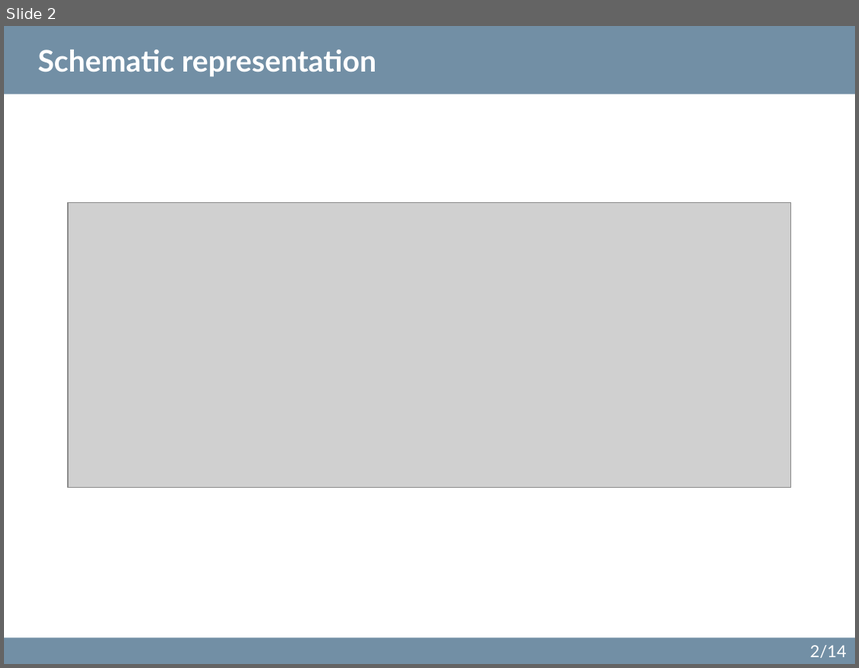
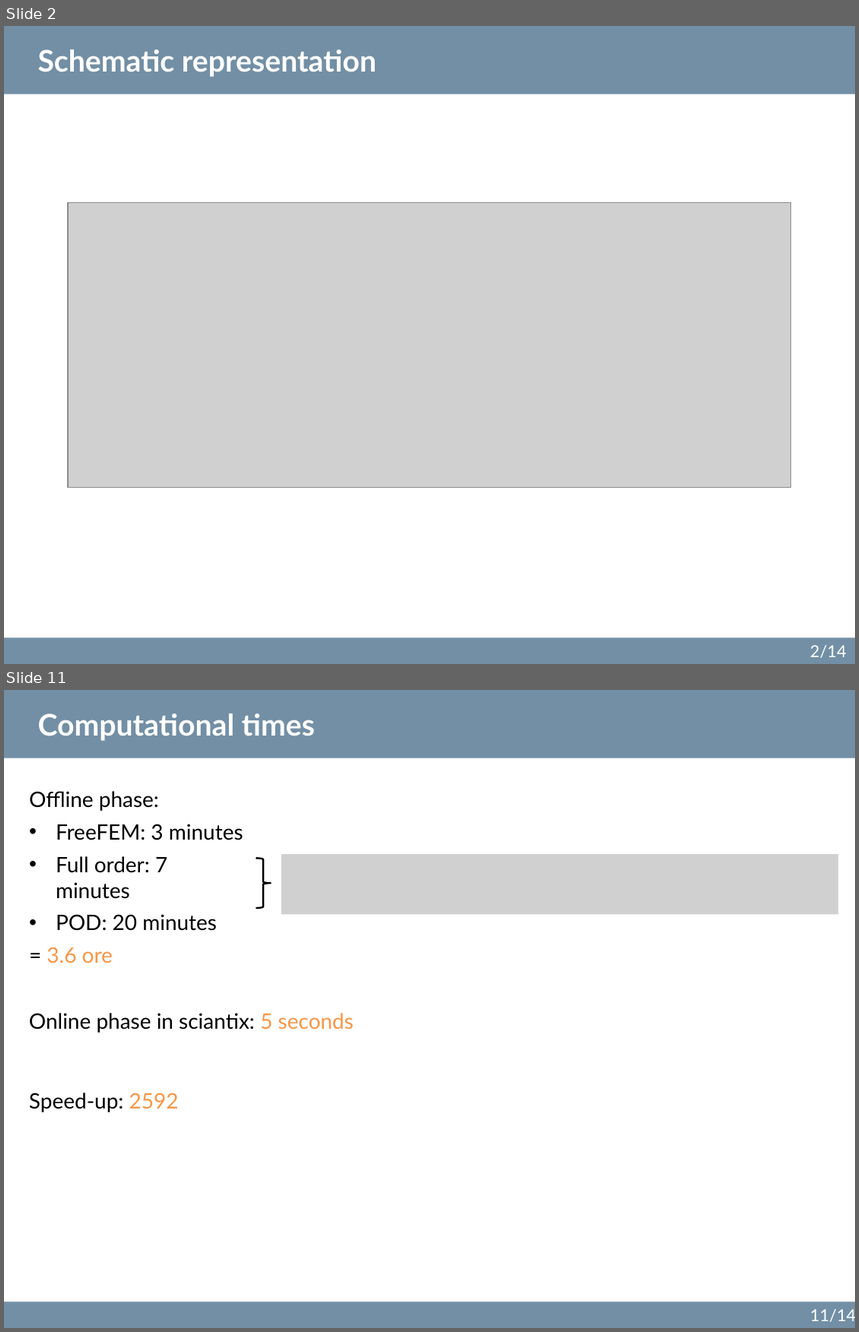
Before and after one commit to sciantix/sciantix-official, a slide deck: ROM updates 18 October 2024.pptx. Shown one above the other, each under a label of ours: slide 2 before the commit, slides 2 and 11 after it; the slides between them are not shown. The pictures are 859x668 and 859x1332 pixels, drawn with LibreOffice and Linux fonts; fonts in the diff are those of the drawing; grey boxes stand for pictures. Boxes give left, top, right and bottom in pixels: in the first picture for what was removed or moved away, otherwise in the second. Text is boxed around its words. In the diff, an @@ line names an element or a change of style, - is before the commit and + after.

```diff
--- a/ROM updates 18 October 2024.pptx
+++ b/ROM updates 18 October 2024.pptx
@@ slide 11 added at <box>4,690,855,1328</box>, background #FFFFFF; not listed: 3 template elements that a slide beside it also shows @@
@@ title added at <box>38,714,315,741</box>, 25.2 pt, text #FFFFFF, bold @@
+Computational times
@@ text added at <box>29,791,243,963</box>, 18 pt, text #000000 @@
+Offline phase:
+• FreeFEM: 3 minutes
+• Full order: 7 minutes
+• POD: 20 minutes
+= 3.6 ore
@@ right brace added at <box>256,859,271,909</box>, outline #000000 1.5 pt @@
@@ picture added at <box>281,854,839,915</box> @@
@@ text added at <box>29,1013,354,1033</box>, 18 pt, text #000000 @@
+Online phase in sciantix: 5 seconds
@@ text added at <box>29,1093,179,1113</box>, 18 pt, text #000000 @@
+Speed-up: 2592
```
Also in this commit, not shown: 8 slides changed, 3 other slides added, 3 slides removed, 8 other files.
